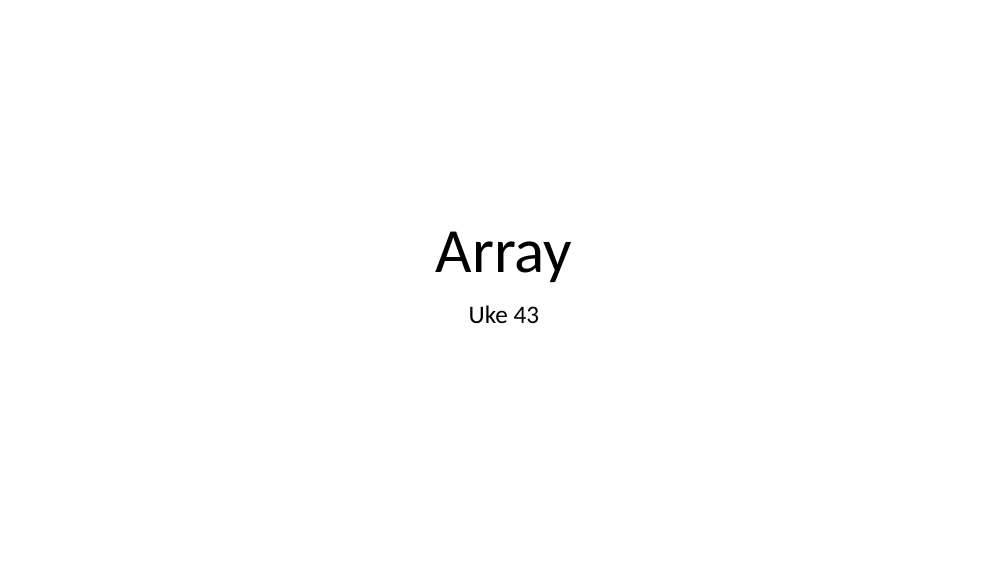
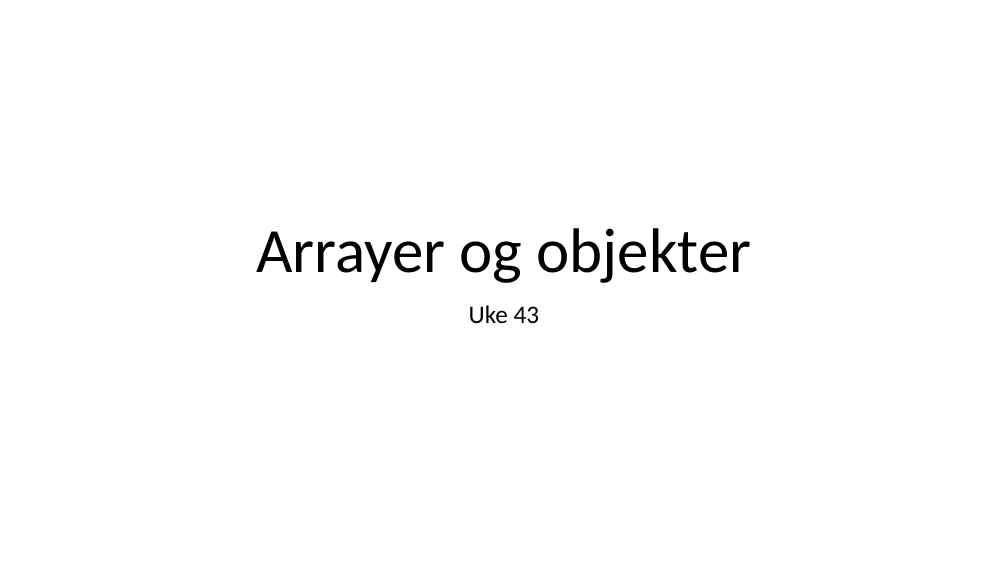
Before and after one commit to AizanM/IT2, a slide deck: slide 1 of Uke 43/Uke 43.pptx. Drawn at 1008x567 pixels with LibreOffice and Linux fonts; fonts in the diff are those of the drawing. Boxes give left, top, right and bottom in pixels: in the first picture for what was removed or moved away, otherwise in the second. Text is boxed around its words. In the diff, an @@ line names an element or a change of style, - is before the commit and + after.

```diff
--- a/Uke 43/Uke 43.pptx
+++ b/Uke 43/Uke 43.pptx
@@ title at (256,228,752,283): text changed @@
-Array
+Arrayer og objekter
```
Also in this commit, not shown: 1 other file.
